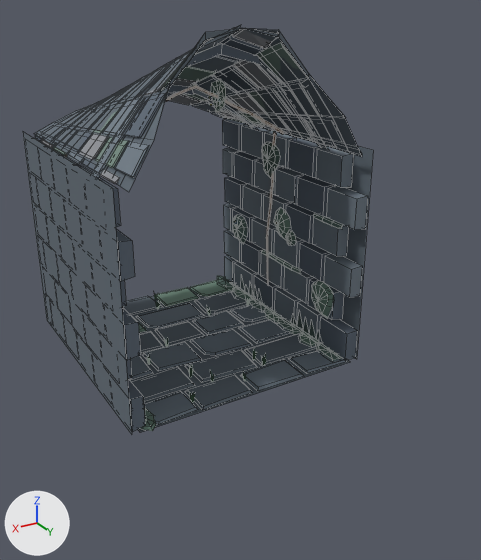
Two versions of the Blender file assets/models/source_blend/tile_grotto_connector.blend, one commit apart.
One viewpoint serves both versions: a 50 mm lens placed at (4.52, 7.12, 5.44), pointed at (-0.08, -0.55, 1.61). Lighting does not change. The marker at lower left points along +X, +Y and +Z. The picture after the commit comes second. Mesh edges are drawn as thin lines.

Objects in the first picture: 'Tile_Grotto_Connector'.
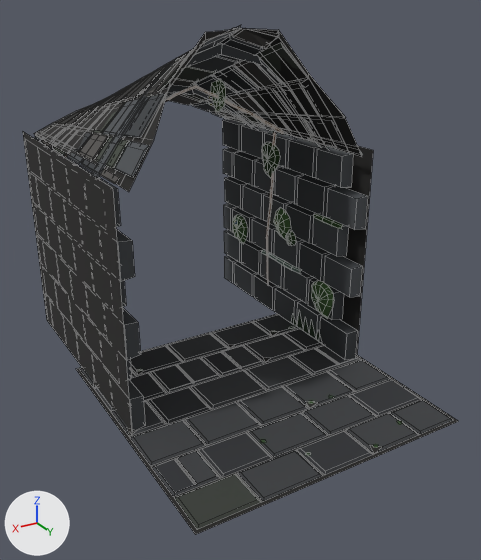
What changed in the scene script:
```text
Change mat_m_floor_grout:
    mat_m_floor_grout.base_color: (0.12, 0.15, 0.18) -> (0.018, 0.017, 0.016)  # greyish blue #616c76 -> black #242322
Change mat_m_dungeon_stone:
    mat_m_dungeon_stone.base_color: (0.17, 0.21, 0.25) -> (0.075, 0.082, 0.09)  # greyish blue #737e89 -> dark grey #4d5155
Change mat_m_dungeon_stone_dark:
    mat_m_dungeon_stone_dark.base_color: (0.11, 0.14, 0.18) -> (0.045, 0.05, 0.055)  # greyish blue #5d6976 -> dark grey #3c3f42
Change mat_m_dungeon_floor:
    mat_m_dungeon_floor.base_color: (0.15, 0.19, 0.23) -> (0.045, 0.048, 0.052)  # greyish blue #6c7984 -> dark grey #3c3e40
Change mat_m_dungeon_floor_dark:
    mat_m_dungeon_floor_dark.base_color: (0.11, 0.14, 0.17) -> (0.028, 0.03, 0.034)  # greyish blue #5d6973 -> dark grey #2f3034
Change mat_m_dungeon_floor_mossy:
    mat_m_dungeon_floor_mossy.base_color: (0.18, 0.29, 0.23) -> (0.04, 0.046, 0.038)  # greyish green #769384 -> dark grey #383d37
Change mat_m_dungeon_stone_warm:
    mat_m_dungeon_stone_warm.base_color: (0.28, 0.29, 0.31) -> (0.085, 0.08, 0.075)  # grey #909397 -> dark grey #52504d
Change me_tile_grotto_connector:
    remove me_tile_grotto_connector.from_pydata(...)  # 3493 vertices, 2204 faces; spans x -1.95..1.95, y -4.18..0.08, z -0.01..5.09
    add me_tile_grotto_connector.from_pydata(...)  # 2978 vertices, 1801 faces; spans x -2.05..2.05, y -4.0..2.05, z 0.0..5.09
    me_tile_grotto_connector part 1: the loose piece of 17 vertices spanning x -1.86..-1.48, y -1.23..-0.67, z 0.01..0.06 is rebuilt with 8 vertices and now spans x -2.0..-1.41, y -1.34..-0.66, z 0.01..0.04, in mat_m_dungeon_floor_dark (dark grey #2f3034)
    me_tile_grotto_connector part 2: the loose piece of 17 vertices spanning x 1.51..1.89, y -0.53..0.08, z 0.01..0.06 is rebuilt with 9 vertices and now spans x 1.46..2.0, y -0.64..0.04, z 0.01..0.04
    me_tile_grotto_connector part 3: the loose piece of 10 vertices spanning x 0.91..1.74, y -0.58..-0.02, z 0.0..0.04 is rebuilt with 8 vertices and now spans x 0.76..1.44, y -0.64..0.04, z 0.01..0.04, in mat_m_dungeon_floor_dark (dark grey #2f3034)
    me_tile_grotto_connector part 4: the loose piece of 10 vertices spanning x 0.65..1.74, y -1.22..-0.64, z 0.0..0.05 is rebuilt with 8 vertices and now spans x 1.11..2.0, y -1.34..-0.66, z 0.01..0.03
    me_tile_grotto_connector part 5: the loose piece of 8 vertices spanning x 0.0..0.87, y -0.57..-0.02, z 0.0..0.05 is rebuilt with 8 vertices and now spans x -0.19..0.74, y -0.64..0.04, z 0.01..0.04, in mat_m_dungeon_floor (dark grey #3c3e40)
    me_tile_grotto_connector part 6: the loose piece of 8 vertices spanning x -0.93..-0.07, y -0.59..-0.01, z 0.0..0.05 is rebuilt with 8 vertices and now spans x -1.04..-0.21, y -0.64..0.04, z 0.01..0.03
    me_tile_grotto_connector part 7: the loose piece of 8 vertices spanning x -1.76..-0.99, y -0.58..-0.02, z 0.0..0.03 is rebuilt with 12 vertices and now spans x -2.0..-1.06, y -0.64..0.04, z 0.01..0.03
    me_tile_grotto_connector part 8: the loose piece of 8 vertices spanning x -0.49..0.54, y -1.24..-0.62, z 0.0..0.05 is rebuilt with 12 vertices and now spans x -0.59..0.19, y -1.34..-0.66, z 0.01..0.04
    me_tile_grotto_connector part 9: the loose piece of 8 vertices spanning x -1.73..-0.51, y -1.2..-0.62, z 0.0..0.03 is rebuilt with 9 vertices and now spans x -1.39..-0.61, y -1.34..-0.66, z 0.01..0.04
    me_tile_grotto_connector part 10: the loose piece of 8 vertices spanning x 1.02..1.76, y -1.93..-1.27, z 0.0..0.04 is rebuilt with 9 vertices and now spans x 1.31..2.0, y -2.0..-1.36, z 0.01..0.04
    me_tile_grotto_connector part 11: the loose piece of 8 vertices spanning x -1.72..-0.84, y -1.93..-1.28, z 0.0..0.03 is rebuilt with 9 vertices and now spans x -2.0..-1.21, y -2.0..-1.36, z 0.01..0.03
    me_tile_grotto_connector part 12: 82 loose pieces with 686 vertices, spanning x -1.91..1.91, y -4.18..0.0, z -0.01..0.39, are deleted
    me_tile_grotto_connector part 13: 70 vertices removed from x -1.91..0.97, y -2.6..-0.08, z 0.0..0.06; 251 vertices added at x -2.05..2.05, y -2.05..2.05, z 0.0..0.04
    remove me_tile_grotto_connector.materials.append(mat_m_dungeon_grass)  # green #6fb581
```

Boxes [x1, y1, x2, y2] around the edits, measured in the pictures (481 x 560 px):
'Tile_Grotto_Connector', recoloured, reshaped (darker, 24% wider, 25% taller)
    before: [23, 25, 373, 434]
    after: [23, 25, 458, 535]
part 1 of me_tile_grotto_connector, rebuilt (86% wider, 38% taller)
    before: [299, 331, 320, 346]
    after: [283, 329, 323, 350]
part 2 of me_tile_grotto_connector, rebuilt (107% wider, 54% taller)
    before: [130, 408, 156, 431]
    after: [111, 401, 166, 437]
part 3 of me_tile_grotto_connector, rebuilt
    before: [144, 391, 198, 425]
    after: [148, 387, 211, 424]
part 4 of me_tile_grotto_connector, rebuilt
    before: [132, 367, 195, 402]
    after: [95, 373, 167, 411]
part 5 of me_tile_grotto_connector, rebuilt (12% wider, 11% taller)
    before: [185, 375, 253, 410]
    after: [191, 370, 267, 409]
part 6 of me_tile_grotto_connector, rebuilt
    before: [240, 359, 304, 391]
    after: [245, 357, 312, 390]
part 7 of me_tile_grotto_connector, rebuilt (24% wider, 24% taller)
    before: [289, 350, 346, 374]
    after: [289, 345, 360, 375]
part 8 of me_tile_grotto_connector, rebuilt (14% narrower)
    before: [185, 350, 257, 383]
    after: [201, 345, 263, 376]
part 9 of me_tile_grotto_connector, rebuilt (15% narrower, 9% shorter)
    before: [245, 333, 317, 365]
    after: [244, 334, 305, 363]
part 10 of me_tile_grotto_connector, rebuilt
    before: [130, 355, 153, 380]
    after: [80, 368, 136, 388]
part 11 of me_tile_grotto_connector, rebuilt
    before: [239, 319, 291, 344]
    after: [254, 315, 298, 336]
part 12 of me_tile_grotto_connector, deleted
    before: [123, 275, 350, 432]
part 13 of me_tile_grotto_connector, built on
    before: [143, 304, 345, 371]
    after: [76, 314, 458, 535]
